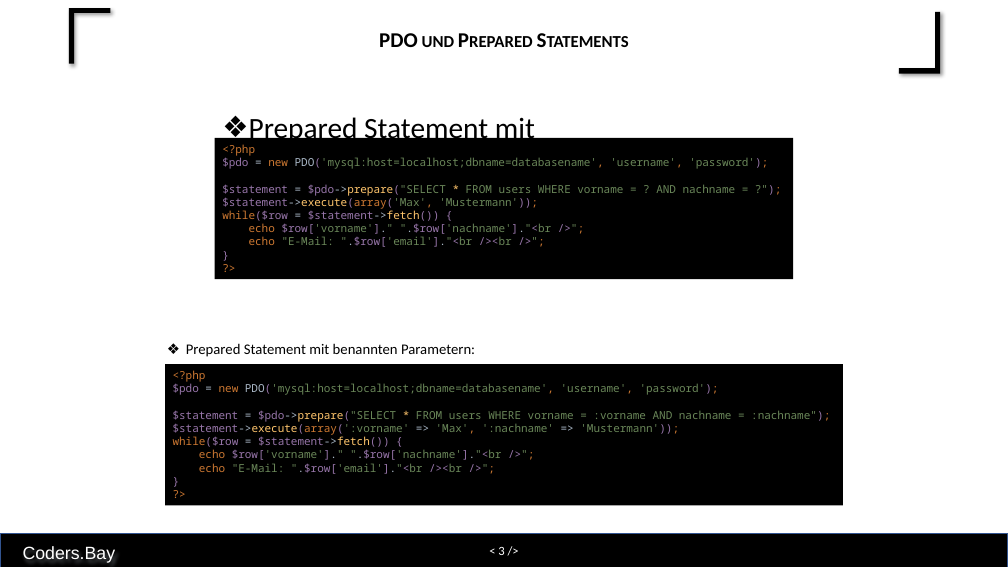
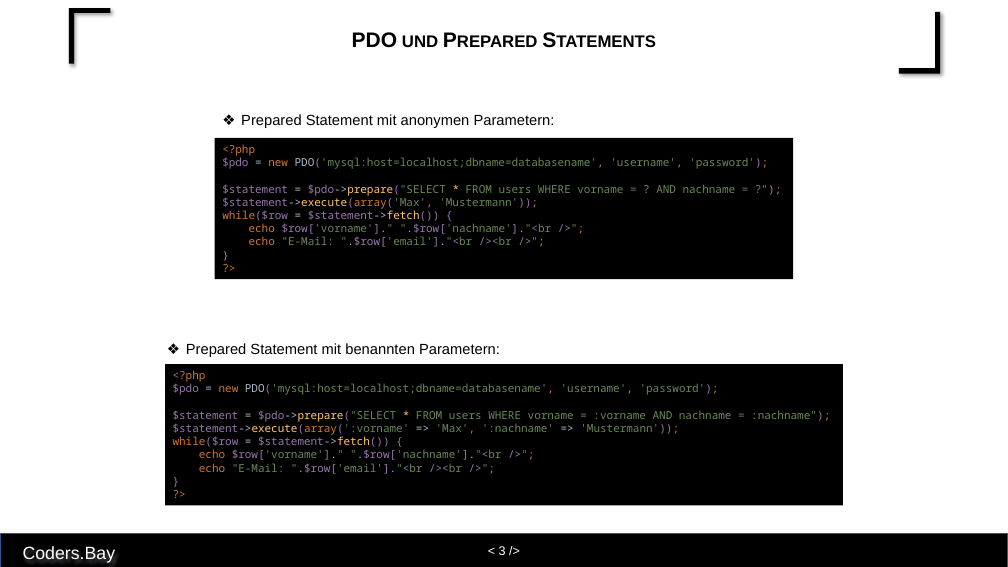
Before and after one commit to RebiRotti/cb-web-basic-unterlagen, a slide deck: slide 3 of Folien - Trainerleitfaden/Einheit 21 PHP.pptx. Drawn at 1008x567 pixels with LibreOffice and Linux fonts; fonts in the diff are those of the drawing. Boxes give left, top, right and bottom in pixels: in the first picture for what was removed or moved away, otherwise in the second. Text is boxed around its words. In the diff, an @@ line names an element or a change of style, - is before the commit and + after.

```diff
--- a/Folien - Trainerleitfaden/Einheit 21 PHP.pptx
+++ b/Folien - Trainerleitfaden/Einheit 21 PHP.pptx
@@ text "Prepared Statement mit anonymen Parametern:" at (241,114,555,128): size 28 to 14 pt, font Calibri to Arial @@
@@ font Calibri to Arial in 3 elements at (352,32,438,48), (186,343,500,357), (0,534,1008,567) @@
```
Also in this commit, not shown: 8 other slides changed, 56 other files.
